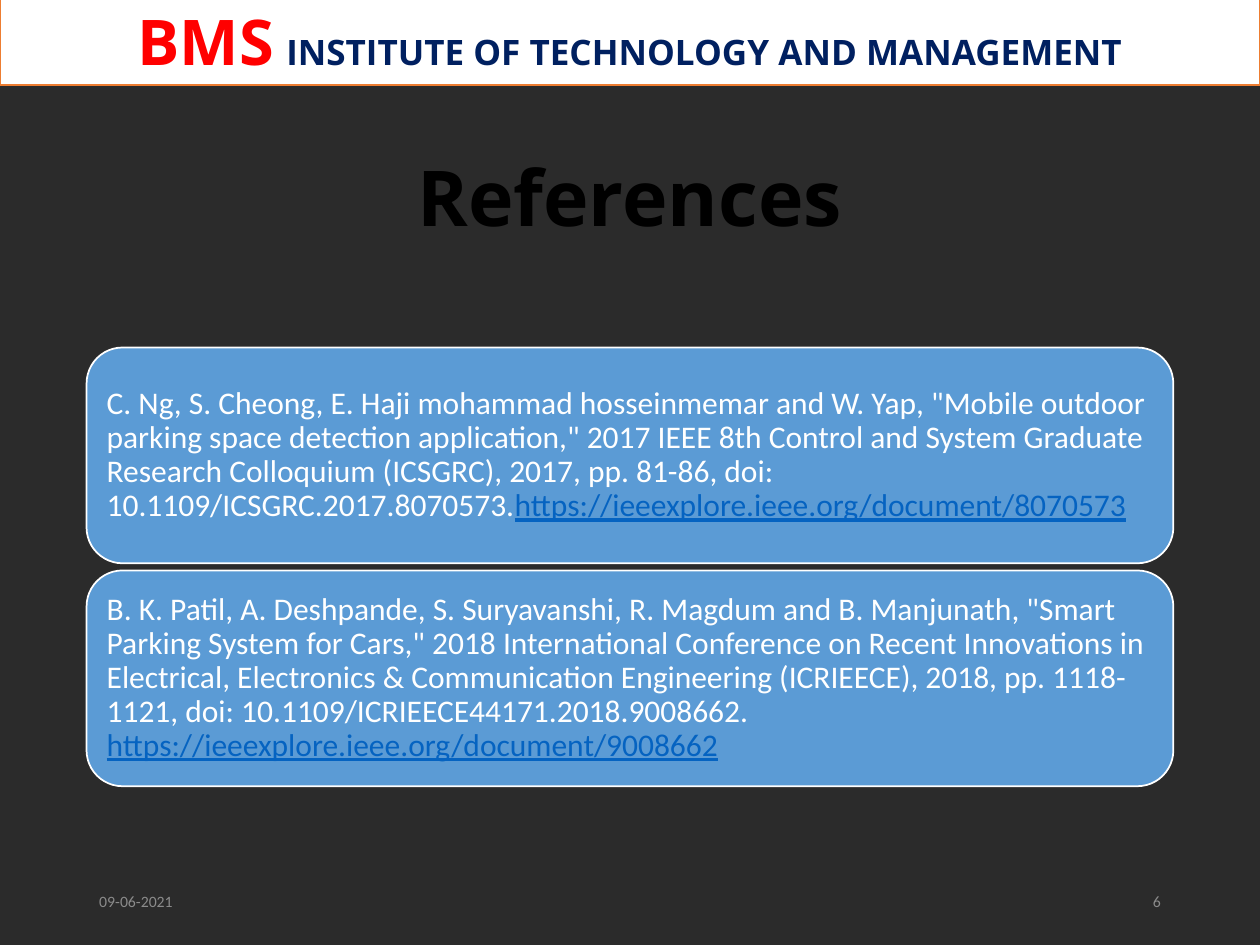
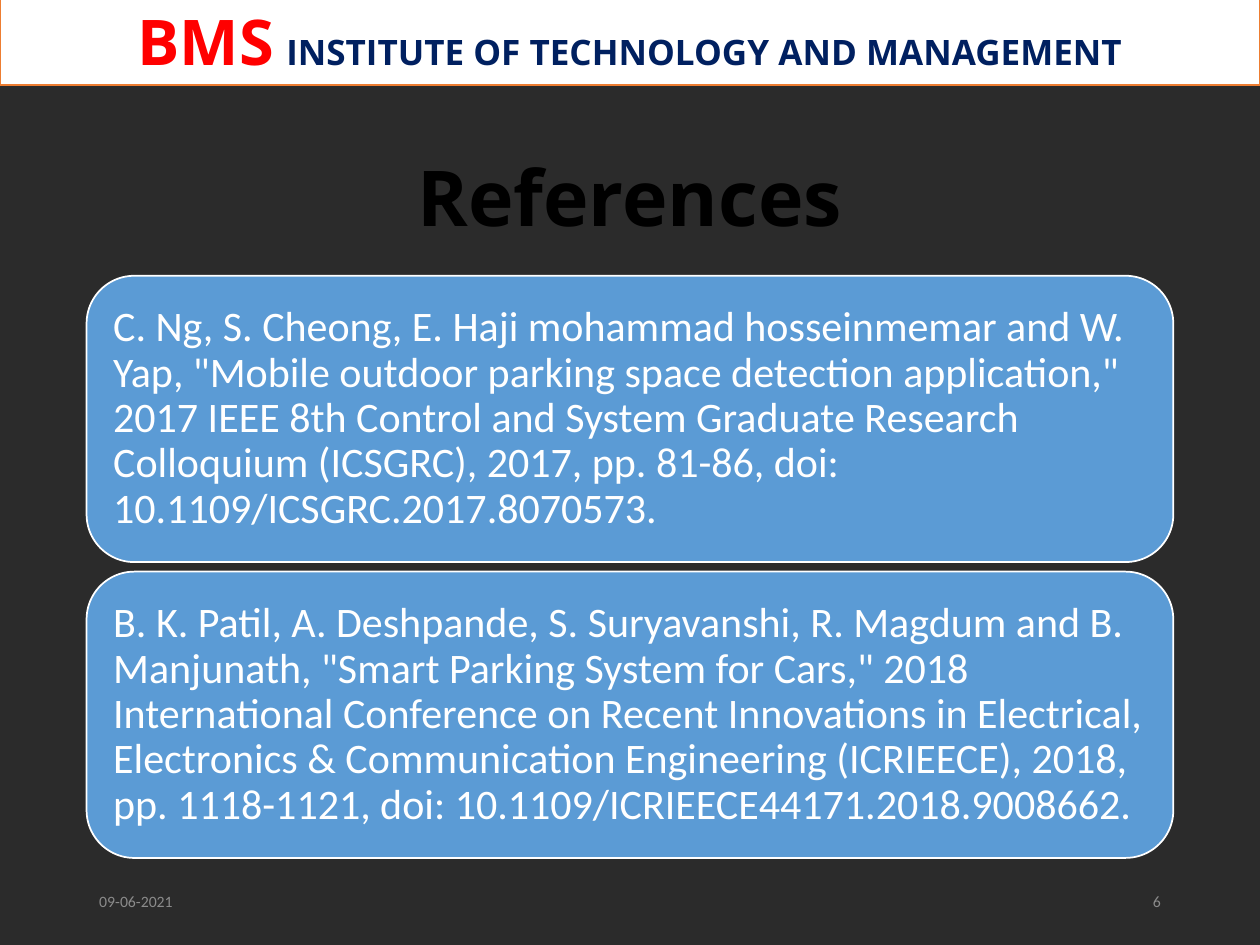
Before and after one commit to Raghuvorkady/MAD-Mini-Project, a slide deck: slide 6 of docs/ppt/phase-1/ppt phase-1.pptx. Drawn at 1260x945 pixels with LibreOffice and Linux fonts; fonts in the diff are those of the drawing; background and template pictures are left out; a plain dark background stands for a picture behind light text. Boxes give left, top, right and bottom in pixels: in the first picture for what was removed or moved away, otherwise in the second. Text is boxed around its words. In the diff, an @@ line names an element or a change of style, - is before the commit and + after.

Commit message:
minor changes in ppt

```diff
--- a/docs/ppt/phase-1/ppt phase-1.pptx
+++ b/docs/ppt/phase-1/ppt phase-1.pptx
@@ rounded rectangle: place and size @@
-rounded rectangle at box(87, 348, 1173, 563)
+rounded rectangle at box(87, 276, 1173, 562)
@@ text at box(113, 312, 1124, 525): text changed; size 18 to 24 pt @@
-C. Ng, S. Cheong, E. Haji mohammad hosseinmemar and W. Yap, "Mobile outdoor parking space detection application," 2017 IEEE 8th Control and System Graduate Research Colloquium (ICSGRC), 2017, pp. 81-86, doi: 10.1109/ICSGRC.2017.8070573.https://ieeexplore.ieee.org/document/8070573
+C. Ng, S. Cheong, E. Haji mohammad hosseinmemar and W. Yap, "Mobile outdoor parking space detection application," 2017 IEEE 8th Control and System Graduate Research Colloquium (ICSGRC), 2017, pp. 81-86, doi: 10.1109/ICSGRC.2017.8070573.
@@ rounded rectangle: place and size @@
-rounded rectangle at box(87, 571, 1173, 786)
+rounded rectangle at box(87, 572, 1173, 858)
@@ text at box(113, 608, 1142, 826): text changed; size 18 to 24 pt @@
-B. K. Patil, A. Deshpande, S. Suryavanshi, R. Magdum and B. Manjunath, "Smart Parking System for Cars," 2018 International Conference on Recent Innovations in Electrical, Electronics & Communication Engineering (ICRIEECE), 2018, pp. 1118-1121, doi: 10.1109/ICRIEECE44171.2018.9008662. https://ieeexplore.ieee.org/document/9008662
+B. K. Patil, A. Deshpande, S. Suryavanshi, R. Magdum and B. Manjunath, "Smart Parking System for Cars," 2018 International Conference on Recent Innovations in Electrical, Electronics & Communication Engineering (ICRIEECE), 2018, pp. 1118-1121, doi: 10.1109/ICRIEECE44171.2018.9008662.
```
Also in this commit, not shown: 4 other slides changed.
